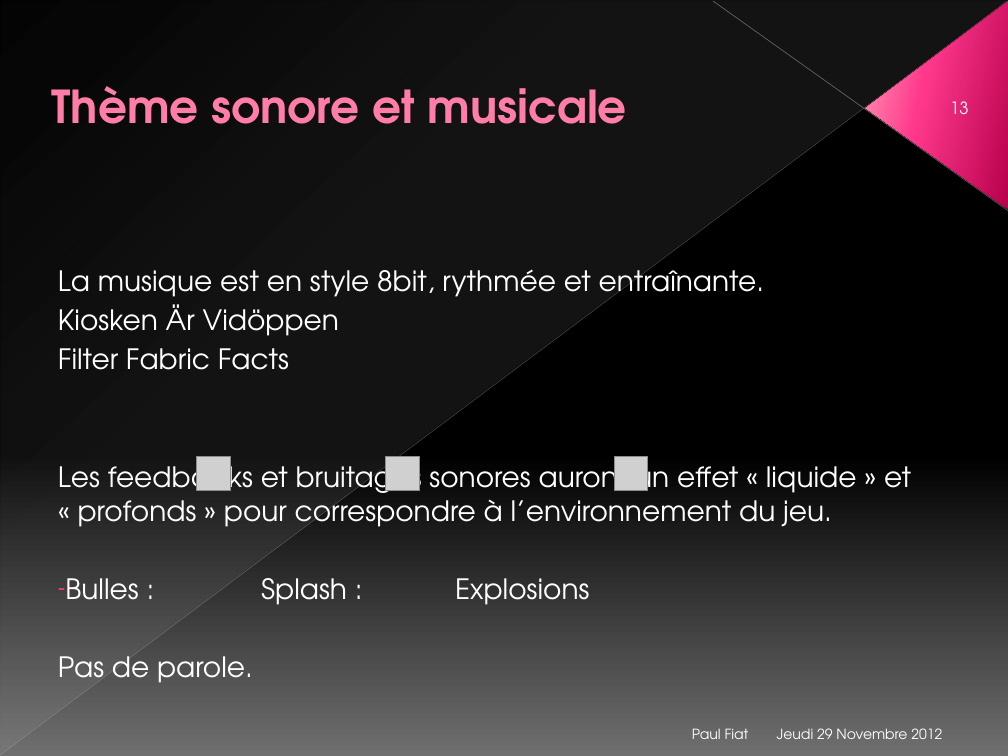
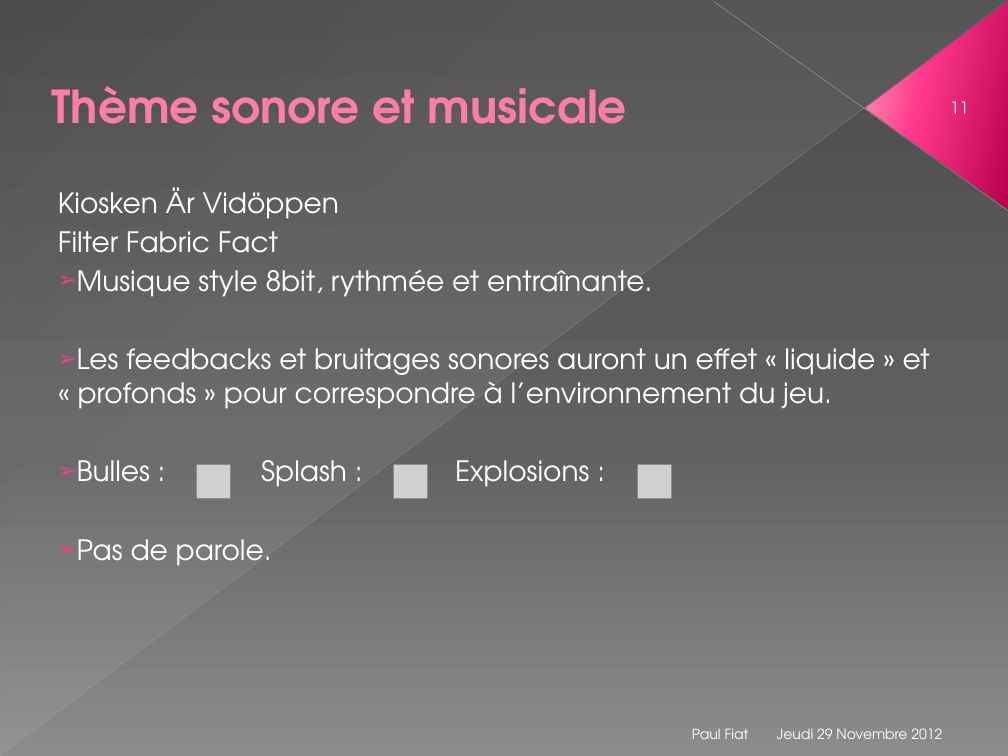
Before and after one commit to Nyarlygames/OBG, a slide deck: slide 11 of GD/Présentation.pptx (slide 13 before the commit). Drawn at 1008x756 pixels with LibreOffice and Linux fonts; fonts in the diff are those of the drawing; grey boxes stand for pictures. Boxes give left, top, right and bottom in pixels: in the first picture for what was removed or moved away, otherwise in the second. Text is boxed around its words. In the diff, an @@ line names an element or a change of style, - is before the commit and + after.

```diff
--- a/GD/Présentation.pptx
+++ b/GD/Présentation.pptx
@@ background gradient #000000 to #707070 to gradient #4A4A4A to #626262 to #8C8C8C @@
@@ page number at (950, 101, 969, 114): text changed @@
-13
+11
@@ text at (58, 231, 652, 297): text changed @@
-Filter Fabric Facts
+Filter Fabric Fact
+➢ Musique style 8bit, rythmée et entraînante.
@@ text at (58, 262, 764, 305): paragraph removed @@
-La musique est en style 8bit, rythmée et entraînante.
@@ text at (77, 348, 930, 566): bullet none to ➢ @@
@@ text at (77, 460, 589, 487): text changed @@
-– Bulles : Splash : Explosions
+➢ Bulles : Splash : Explosions :
@@ picture: place and size @@
-picture at (197, 457, 230, 490)
+picture at (197, 465, 230, 498)
@@ picture removed at (386, 457, 419, 490) @@
@@ picture added at (394, 465, 427, 498) @@
@@ picture removed at (614, 457, 647, 490) @@
@@ picture added at (638, 465, 671, 498) @@
```
Also in this commit, not shown: 10 other slides changed, 2 slides removed, 45 other files.
